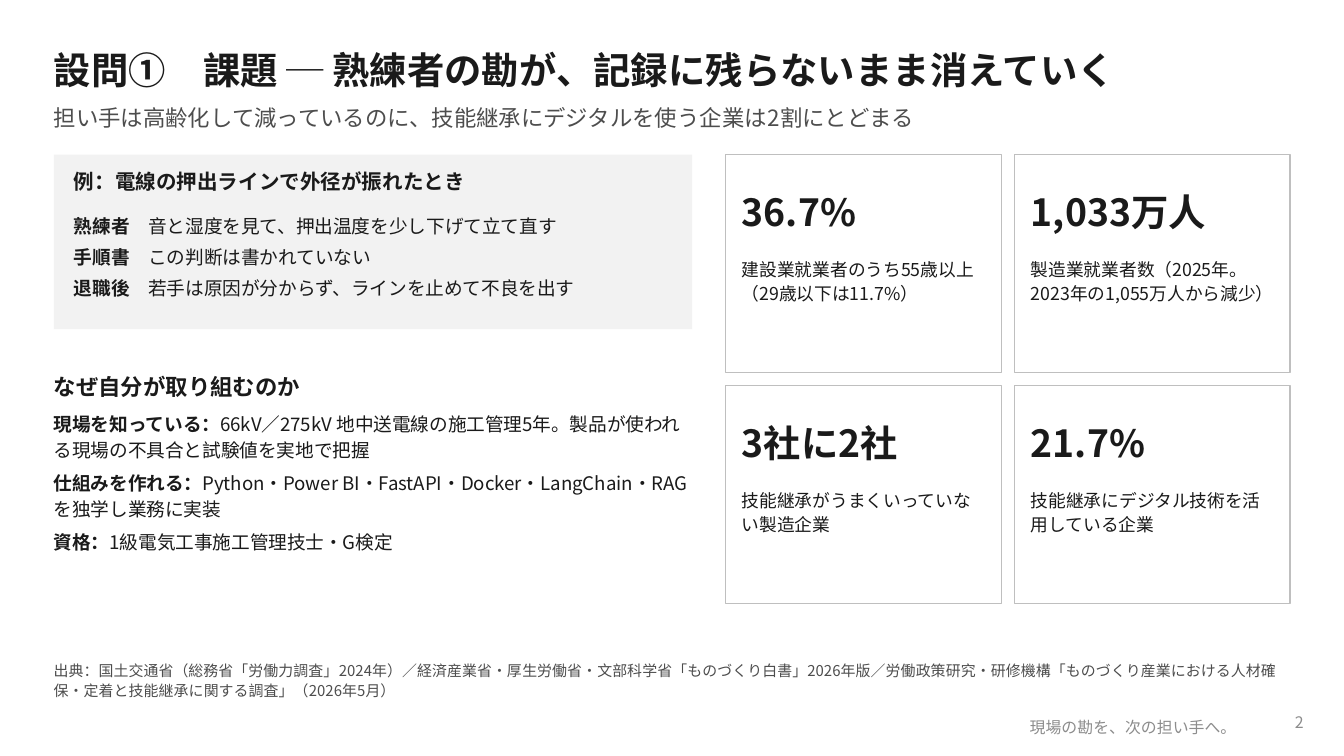
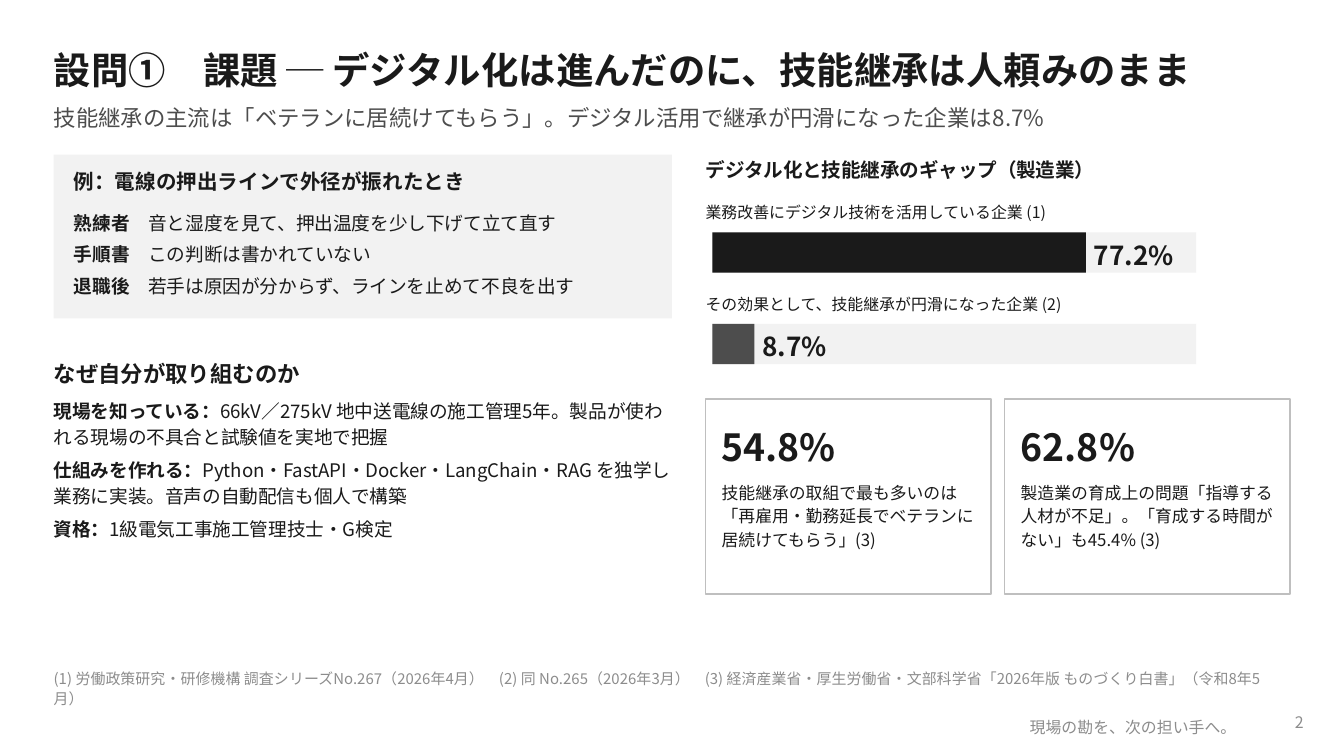
Before and after one commit to SEITOSHIKI/-ai-commute-audio-, a slide deck: slide 2 of deck/セルフマネジメント課題_事業構想プレゼン.pptx. Drawn at 1344x756 pixels with LibreOffice and Linux fonts; fonts in the diff are those of the drawing; background and template pictures are left out. Boxes give left, top, right and bottom in pixels: in the first picture for what was removed or moved away, otherwise in the second. Text is boxed around its words. In the diff, an @@ line names an element or a change of style, - is before the commit and + after.

```diff
--- a/deck/セルフマネジメント課題_事業構想プレゼン.pptx
+++ b/deck/セルフマネジメント課題_事業構想プレゼン.pptx
@@ text at <box>54,51,1190,88</box>: text changed @@
-設問① 課題 ─ 熟練者の勘が、記録に残らないまま消えていく
+設問① 課題 ─ デジタル化は進んだのに、技能継承は人頼みのまま
@@ text at <box>54,107,1045,128</box>: text changed @@
-担い手は高齢化して減っているのに、技能継承にデジタルを使う企業は2割にとどまる
+技能継承の主流は「ベテランに居続けてもらう」。デジタル活用で継承が円滑になった企業は8.7%
@@ rectangle: place and size @@
-rectangle at <box>54,155,692,329</box>
+rectangle at <box>54,155,672,319</box>
@@ text added at <box>706,160,1095,179</box>, 10.5 pt, text #1A1A1A, bold @@
+デジタル化と技能継承のギャップ（製造業）
@@ rectangle removed at <box>726,155,1001,372</box> @@
@@ text at <box>706,204,1046,221</box>: text changed; size 9.5 to 8.5 pt @@
-技能継承にデジタル技術を活用している企業
+業務改善にデジタル技術を活用している企業 (1)
@@ text removed at <box>742,198,856,227</box> @@
-36.7%
@@ rectangle: place and size @@
-rectangle at <box>1015,155,1290,372</box>
+rectangle at <box>712,233,1086,273</box>
@@ rectangle at <box>712,233,1086,273</box>: fill #FFFFFF to #1A1A1A; outline #BFBFBF 0.75 pt to none @@
@@ rectangle added at <box>712,233,1196,273</box>, fill #F2F2F2 @@
@@ text removed at <box>742,261,974,302</box> @@
-建設業就業者のうち55歳以上（29歳以下は11.7%）
@@ text at <box>1094,245,1174,266</box>: text changed; size 20 to 14 pt @@
-1,033万人
+77.2%
@@ text at <box>706,296,1062,313</box>: text changed; size 9.5 to 8.5 pt @@
-製造業就業者数（2025年。2023年の1,055万人から減少）
+その効果として、技能継承が円滑になった企業 (2)
@@ rectangle added at <box>712,324,1196,364</box>, fill #F2F2F2 @@
@@ rectangle added at <box>712,324,754,364</box>, fill #4D4D4D @@
@@ text "なぜ自分が取り組むのか": place and size @@
-text "なぜ自分が取り組むのか" at <box>54,376,300,397</box>
+text "なぜ自分が取り組むのか" at <box>54,363,300,384</box>
@@ text added at <box>762,336,827,357</box>, 14 pt, text #1A1A1A, bold @@
+8.7%
@@ text "現場を知っている：66kV／275kV 地中送電線の施工管理5年。製品が使われる現場の不具合と試験値を実地で把握": place and size @@
-text "現場を知っている：66kV／275kV 地中送電線の施工管理5年。製品が使われる現場の不具合と試験値を実地で把握" at <box>54,415,687,551</box>
+text "現場を知っている：66kV／275kV 地中送電線の施工管理5年。製品が使われる現場の不具合と試験値を実地で把握" at <box>54,402,670,538</box>
@@ rectangle: place and size @@
-rectangle at <box>1015,386,1290,603</box>
+rectangle at <box>706,399,991,594</box>
@@ rectangle: place and size @@
-rectangle at <box>726,386,1001,603</box>
+rectangle at <box>1004,399,1289,594</box>
@@ text added at <box>722,433,836,462</box>, 20 pt, text #1A1A1A, bold @@
+54.8%
@@ text removed at <box>742,425,898,461</box> @@
-3社に2社
@@ text added at <box>1021,433,1135,462</box>, 20 pt, text #1A1A1A, bold @@
+62.8%
@@ text removed at <box>1031,429,1145,458</box> @@
-21.7%
@@ text at <box>54,461,670,505</box>: text changed @@
-仕組みを作れる：Python・Power BI・FastAPI・Docker・LangChain・RAG を独学し業務に実装
+仕組みを作れる：Python・FastAPI・Docker・LangChain・RAG を独学し業務に実装。音声の自動配信も個人で構築
@@ text added at <box>722,485,974,549</box>, 9 pt, text #1A1A1A @@
+技能継承の取組で最も多いのは「再雇用・勤務延長でベテランに居続けてもらう」(3)
@@ text removed at <box>742,492,971,533</box> @@
-技能継承がうまくいっていない製造企業
@@ text added at <box>1021,484,1273,549</box>, 9 pt, text #1A1A1A @@
+製造業の育成上の問題「指導する人材が不足」。「育成する時間がない」も45.4% (3)
@@ text at <box>54,671,1261,687</box>: text changed; text colour #4D4D4D to #8C8C8C @@
-出典：国土交通省（総務省「労働力調査」2024年）／経済産業省・厚生労働省・文部科学省「ものづくり白書」2026年版／労働政策研究・研修機構「ものづくり産業における人材確保・定着と技能継承に関する調査」（2026年5月）
+(1) 労働政策研究・研修機構 調査シリーズNo.267（2026年4月） (2) 同 No.265（2026年3月） (3) 経済産業省・厚生労働省・文部科学省「2026年版 ものづくり白書」（令和8年5月）
```
Also in this commit, not shown: 3 other slides changed, 1 slide added, 1 slide removed, 4 other files.
